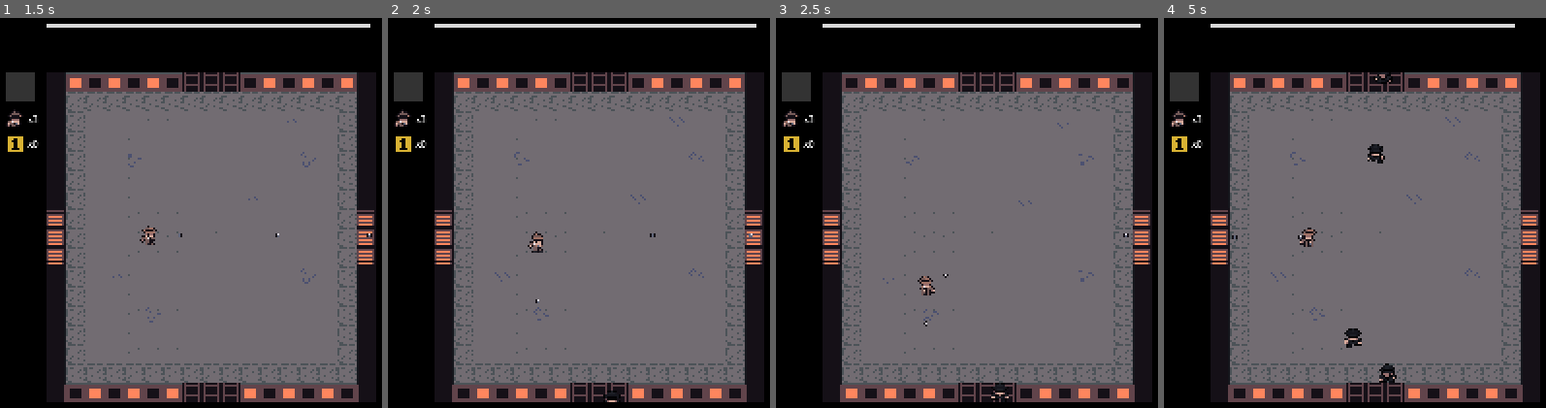
Above: before the commit, frames 1-4 (left to right).
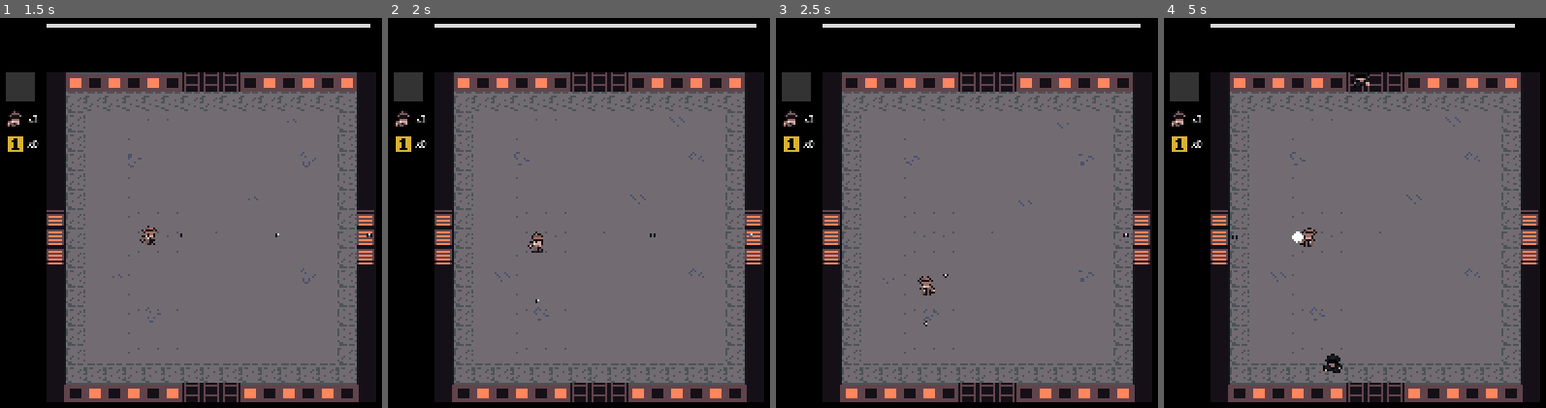
Above: after the commit, the same moments.

Repository: jasongottt/dew
Game: Godot game, scene res://scenes/title.tscn
Two runs of this game, one before a commit and one after it. Both use one fixed random seed, a clock stepped at 60 frames per second and the inputs below.
Inputs:
- Up to frame 1 (1.5 s): tap Space (use) at 0.5 s; hold Right (right) 0.53-1.28 s; hold A (a) 0.53-1.28 s; tap D (d) at 0.8, 1.35 s; hold Down (down) from 1.28 s (still down)
- Up to frame 2 (2 s): keep holding Down (down); tap S (s) at 1.55 s
- Up to frame 3 (2.5 s): release Down (down) at 2.03 s; hold Right (right) from 2.03 s (still down); hold S (s) from 2.03 s (still down); tap Space (use) at 2.3 s
- Up to frame 4 (5 s): release Right (right) at 2.78 s; release S (s) at 2.78 s; hold Up (up) 2.78-3.53 s; tap Space (use) at 2.85 s; tap W (w) at 3.05 s; hold W (w) 3.53-4.28 s; hold Left (left) from 3.53 s (still down); tap A (a) at 3.8, 4.35 s; tap D (d) at 4.55 s

Frame 1 is identical in both runs. In frame 2, less than 0.1% of the frame differs, in the area x 56-61%, y 95-99%; in frame 3, less than 0.1%; in frame 4, 0.9%, in the area x 33-61%, y 13-94%.

Commit message:
muzzle flash, tunable move/fire/bullet speed, spawn pacing ramp
- player movespeed, shoot_delay and bullet SPEED show in the Inspector
- muzzle flash at the gun (placeholder), lights up dark levels
- spawner ramps from wait_start to wait_end and group_start to
  group_end over the wave

Diff:
--- a/scenes/player.tscn
+++ b/scenes/player.tscn
@@ -4,6 +4,7 @@
 [ext_resource type="Texture2D" uid="uid://cjt8nslnir1g6" path="res://sprites/light.webp" id="2_3topc"]
 [ext_resource type="Texture2D" uid="uid://cqishclvgf6n3" path="res://sprites/sheet.png" id="2_l1vic"]
 [ext_resource type="Script" path="res://scripts/powerups.gd" id="4_pow"]
+[ext_resource type="Texture2D" path="res://sprites/muzzle_flash.png" id="5_flash"]
 
 [sub_resource type="RectangleShape2D" id="RectangleShape2D_sdb2s"]
 size = Vector2(40, 42)
@@ -160,5 +161,18 @@
 [node name="Node2D" type="Node2D" parent="." unique_id=1400274704]
 z_index = 1
 
+[node name="MuzzleFlash" type="Sprite2D" parent="." unique_id=1288036419]
+visible = false
+z_index = 1
+scale = Vector2(2.5, 2.5)
+texture = ExtResource("5_flash")
+
+[node name="PointLight2D" type="PointLight2D" parent="MuzzleFlash" unique_id=530981744]
+visible = false
+color = Color(1, 0.85, 0.6, 1)
+energy = 1.2
+texture = ExtResource("2_3topc")
+texture_scale = 0.12
+
 [node name="Powerups" type="Node" parent="." unique_id=1720395518]
 script = ExtResource("4_pow")
--- a/scripts/Player.gd
+++ b/scripts/Player.gd
@@ -2,11 +2,16 @@
 
 signal died
 
-var movespeed = 200
+@export var movespeed = 200
+# seconds between shots, before gun upgrades
+@export var shoot_delay = 0.35
+# how long the muzzle flash shows for each shot
+@export var muzzle_flash_time = 0.05
+
 var bullet = preload("res://scenes/bullett.tscn")
 var bullet_rotation = 0
 var invincible = false
-var shoot_delay = 0.35
+var flash_left = 0.0
 var effects = {}
 # 1 is a fully white screen, fades back to 0 over a second
 var whiteout = 0.0
@@ -20,6 +25,8 @@
 		if effects[effect] <= 0:
 			effects.erase(effect)
 	whiteout = max(whiteout - delta, 0)
+	flash_left -= delta
+	$MuzzleFlash.visible = flash_left > 0
 	if has_effect("whiskey"):
 		modulate = Color(1, 0.8, 0.5)
 	elif has_effect("trench_coat"):
@@ -105,6 +112,12 @@
 		bullet_instance.damage = 1 + Game.ammo
 		get_parent().call_deferred("add_child",bullet_instance)
 
+	# flash at the end of the gun, it lights things up on dark levels
+	$MuzzleFlash.position = Vector2.RIGHT.rotated(deg_to_rad(bullet_rotation)) * 24
+	$MuzzleFlash/PointLight2D.visible = get_parent().get("dark") == true
+	$MuzzleFlash.visible = true
+	flash_left = muzzle_flash_time
+
 func has_effect(effect):
 	return effects.has(effect)
 
--- a/scripts/bullett.gd
+++ b/scripts/bullett.gd
@@ -1,6 +1,6 @@
 extends Area2D
 
-var SPEED = 350
+@export var SPEED = 350
 var damage = 1
 
 func _process(delta):
--- a/scripts/enemy_spawner.gd
+++ b/scripts/enemy_spawner.gd
@@ -3,7 +3,12 @@
 # put a scene in more than once to make it spawn more often
 @export var enemy_scenes: Array[PackedScene] = [preload("res://scenes/basicEnemy.tscn")]
 @export var tiles: TileMapLayer
-@export var wait_time: float = 1.0
+# seconds between spawns at the start of the wave, and by the end of it
+@export var wait_start: float = 2.0
+@export var wait_end: float = 0.8
+# how many arrive at once at the start of the wave, and by the end of it
+@export var group_start: int = 1
+@export var group_end: int = 2
 
 const SPAWN_TILES := {
 	"top": [
@@ -23,9 +28,16 @@
 
 func _process(delta):
 	time_elapsed += delta
+	var wait_time = lerp(wait_start, wait_end, progress())
 	if time_elapsed >= wait_time:
 		time_elapsed -= wait_time # Reset the timer
-		spawn_enemy()
+		for i in roundi(lerp(float(group_start), float(group_end), progress())):
+			spawn_enemy()
+
+# how far through the wave we are, 0 at the start and 1 at the end
+func progress():
+	var level = get_parent()
+	return clamp(1.0 - level.time_left / level.wave_time, 0.0, 1.0)
 
 func spawn_enemy():
 	var scene = enemy_scenes.pick_random()
Binary file added: sprites/muzzle_flash.png
Not shown, added: sprites/muzzle_flash.png.import
